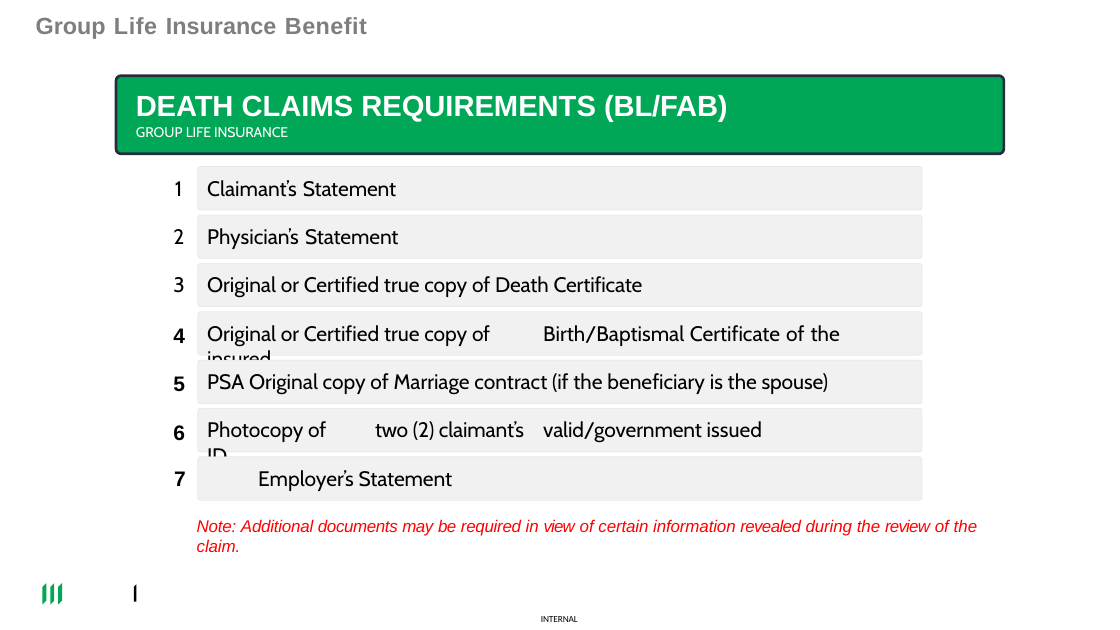
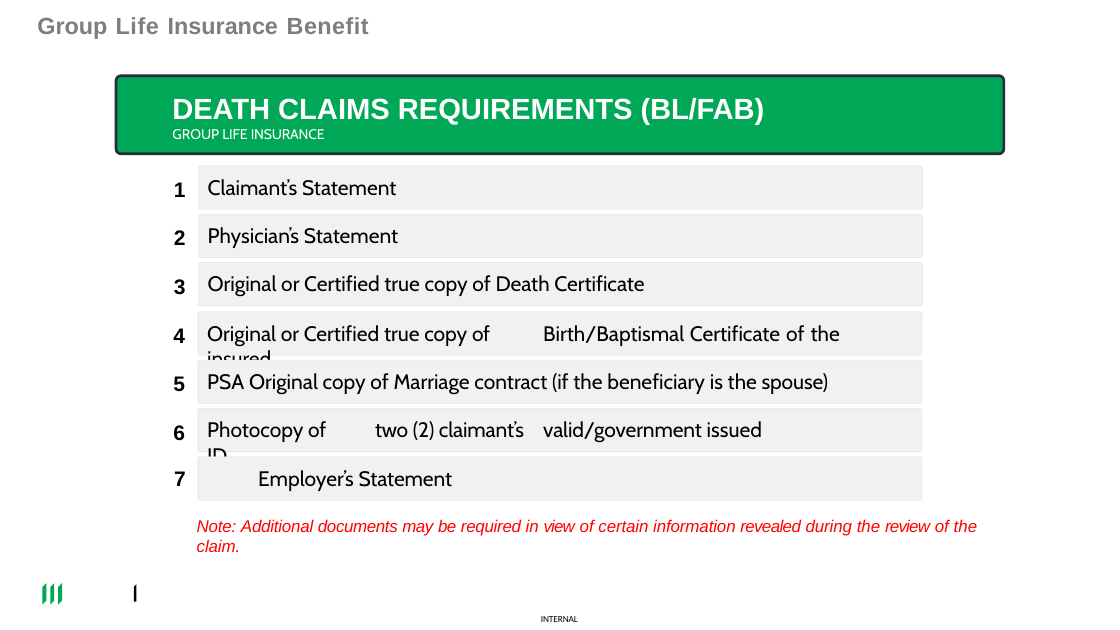
Before and after one commit to fogit-hd/NHOP, a slide deck: slide 25 of Data/AIPresenter/Input/pptx_file_here/FPT SOFTWARE PHILIPPINES CORP_2026_031926 .pptx. Drawn at 1120x630 pixels with LibreOffice and Linux fonts; fonts in the diff are those of the drawing; background and template pictures are left out. Boxes give left, top, right and bottom in pixels: in the first picture for what was removed or moved away, otherwise in the second. Text is boxed around its words. In the diff, an @@ line names an element or a change of style, - is before the commit and + after.

```diff
--- a/Data/AIPresenter/Input/pptx_file_here/FPT SOFTWARE PHILIPPINES CORP_2026_031926 .pptx
+++ b/Data/AIPresenter/Input/pptx_file_here/FPT SOFTWARE PHILIPPINES CORP_2026_031926 .pptx
@@ title "Group Life Insurance Benefit" at (37,17,369,39): alignment left to centre @@
@@ text "DEATH CLAIMS REQUIREMENTS (BL/FAB)": place and size @@
-text "DEATH CLAIMS REQUIREMENTS (BL/FAB)" at (136,95,728,298)
+text "DEATH CLAIMS REQUIREMENTS (BL/FAB)" at (172,98,765,140)
@@ text added at (208,179,396,196), 18 pt, text #000000 @@
+Claimant’s Statement
@@ text added at (174,182,186,197), 18 pt, text #000000, bold @@
+1
@@ text at (207,180,643,298): paragraphs removed @@
-1 Claimant’s Statement
-2 Physician’s Statement
-3 Original or Certified true copy of Death Certificate
@@ text added at (174,230,186,245), 18 pt, text #000000, bold @@
+2
@@ text added at (208,227,398,248), 18 pt, text #000000 @@
+Physician’s Statement
@@ outline redrawn in 6 elements at (198,166,923,209), (198,166,923,209), (198,214,923,258), (198,214,923,258), (198,262,923,306), (198,262,923,306) @@
@@ text added at (174,279,186,295), 18 pt, text #000000, bold @@
+3
@@ text added at (208,275,644,297), 18 pt, text #000000 @@
+Original or Certified true copy of Death Certificate
```
Also in this commit, not shown: 26 other slides changed, 39 other files.
